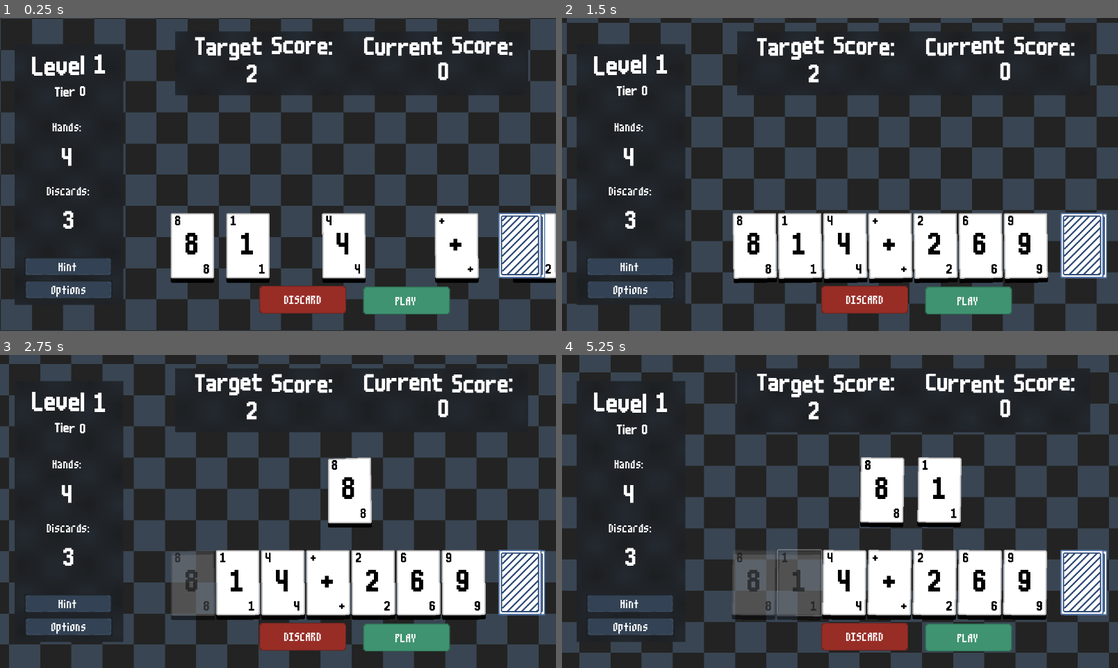
Above: before the commit, frames 1-4 (two rows, left to right).
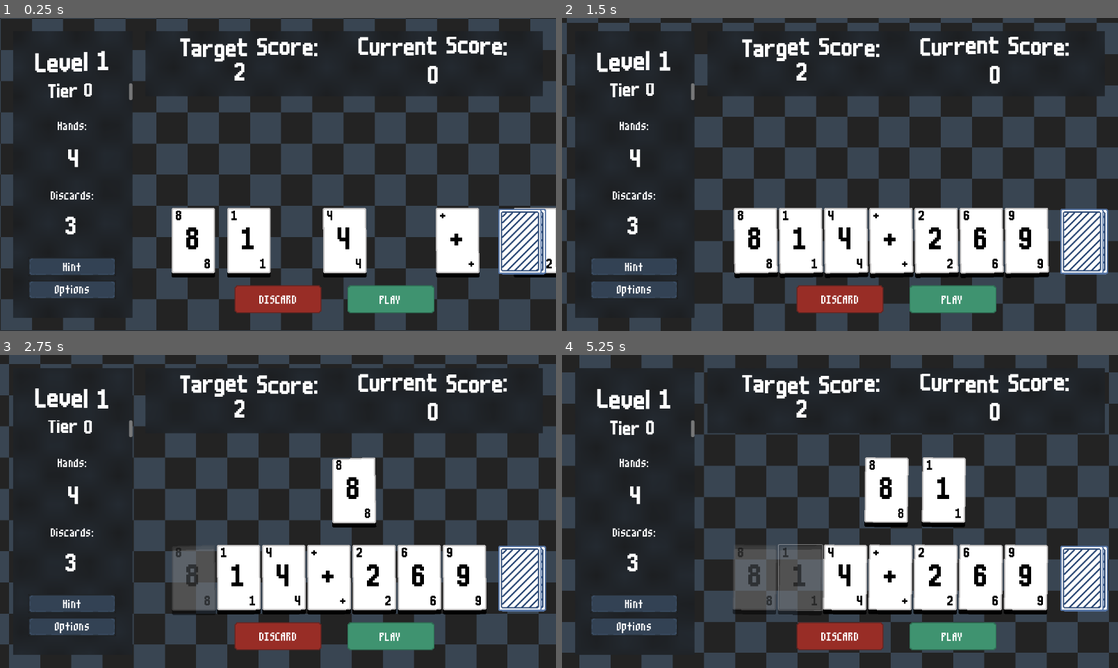
Above: after the commit, the same moments.

Repository: hd2802/stack-demon
Game: Godot game, scene res://_Scenes/LevelRunner/level_runner.tscn
Same seed, same stepped clock (60 frames per second), same inputs: the game is played once before the commit and once after it.
Inputs (mouse positions are in pixels of both pictures, inside the frame that each line leads up to; where the layout moved, square brackets give the same spot in the first picture):
- Up to frame 1 (0.25 s): no input
- Up to frame 2 (1.5 s): click "PLAY" at 0.5 s; click "PLAY" at 1.25 s
- Up to frame 3 (2.75 s): click (194, 577) [194, 583] at 2 s
- Up to frame 4 (5.25 s): click (756, 583) at 2.77 s; click (756, 577) at 3.52 s; click (801, 583) at 4.27 s; click (801, 577) [801, 583] at 5 s

The runs differ from the first frame. In frame 1, 13% of the frame differs, in the area x 2-100%, y 4-96%; in frame 2, 15%; in frame 3, 15%; in frame 4, 15%, in the area x 2-99%, y 4-96%.

Commit message:
feat: polishing of level.tscn

Diff:
--- a/_Scenes/Level/level.tscn
+++ b/_Scenes/Level/level.tscn
@@ -38,35 +38,57 @@
 
 [node name="InfoBar" type="ColorRect" parent="."]
 material = SubResource("ShaderMaterial_e0ewc")
-offset_left = 34.0
-offset_top = 60.0
-offset_right = 284.0
-offset_bottom = 660.0
+offset_left = 30.0
+offset_top = 30.0
+offset_right = 305.0
+offset_bottom = 690.0
 
 [node name="TargetBar" type="ColorRect" parent="."]
 material = SubResource("ShaderMaterial_e0ewc")
-offset_left = 403.0
-offset_top = 31.0
-offset_right = 1216.0
-offset_bottom = 178.0
+offset_left = 335.0
+offset_top = 30.0
+offset_right = 1250.0
+offset_bottom = 180.0
+
+[node name="TargetLabel" type="RichTextLabel" parent="TargetBar"]
+offset_left = 80.0
+offset_top = 16.0
+offset_right = 399.0
+offset_bottom = 70.0
+theme = ExtResource("10_ydtrd")
+bbcode_enabled = true
+text = "[wave amp=25 freq=1]Target Score:[/wave]"
+horizontal_alignment = 1
+vertical_alignment = 1
+
+[node name="CurrentScore" type="RichTextLabel" parent="TargetBar"]
+offset_left = 490.0
+offset_top = 13.0
+offset_right = 835.0
+offset_bottom = 67.0
+theme = ExtResource("10_ydtrd")
+bbcode_enabled = true
+text = "[wave amp=25 freq=1]Current Score:[/wave]"
+horizontal_alignment = 1
+vertical_alignment = 1
 
 [node name="LevelTitleLabel" type="RichTextLabel" parent="."]
-offset_left = 26.0
-offset_top = 84.0
-offset_right = 294.0
-offset_bottom = 146.0
+offset_left = 30.0
+offset_top = 75.0
+offset_right = 305.0
+offset_bottom = 139.0
 theme = ExtResource("4_5phq7")
 bbcode_enabled = true
 horizontal_alignment = 1
 vertical_alignment = 1
 
 [node name="LevelTierLabel" type="RichTextLabel" parent="."]
-offset_left = 12.0
-offset_top = 155.0
-offset_right = 312.0
+offset_left = 30.0
+offset_top = 150.0
+offset_right = 305.0
 offset_bottom = 190.0
 theme = ExtResource("10_ydtrd")
-theme_override_font_sizes/normal_font_size = 32
+theme_override_font_sizes/normal_font_size = 46
 bbcode_enabled = true
 horizontal_alignment = 1
 vertical_alignment = 1
@@ -74,19 +96,19 @@
 [node name="PlayArea" type="Control" parent="."]
 layout_mode = 3
 anchors_preset = 0
-offset_left = 325.0
+offset_left = 335.0
 offset_top = 187.0
-offset_right = 1239.0
-offset_bottom = 599.0
+offset_right = 1250.0
+offset_bottom = 607.0
 script = ExtResource("6_rl1kb")
 
 [node name="Hand" type="HBoxContainer" parent="PlayArea"]
 layout_direction = 2
 layout_mode = 1
-offset_left = 68.0
-offset_top = 262.0
-offset_right = 768.0
-offset_bottom = 412.0
+offset_left = 60.0
+offset_top = 250.0
+offset_right = 760.0
+offset_bottom = 400.0
 size_flags_horizontal = 0
 
 [node name="EvaluationZone" type="HBoxContainer" parent="PlayArea"]
@@ -99,10 +121,10 @@
 alignment = 1
 
 [node name="PlayCardButton" type="TextureButton" parent="."]
-offset_left = 836.0
-offset_top = 618.0
-offset_right = 1036.0
-offset_bottom = 682.0
+offset_left = 800.0
+offset_top = 615.0
+offset_right = 1000.0
+offset_bottom = 679.0
 theme = ExtResource("7_ldegq")
 texture_normal = ExtResource("8_e0ewc")
 
@@ -116,10 +138,10 @@
 "
 
 [node name="DiscardButton" type="TextureButton" parent="."]
-offset_left = 597.0
-offset_top = 616.0
-offset_right = 797.0
-offset_bottom = 680.0
+offset_left = 540.0
+offset_top = 615.0
+offset_right = 740.0
+offset_bottom = 679.0
 theme = ExtResource("7_ldegq")
 texture_normal = ExtResource("9_rl1kb")
 
@@ -137,10 +159,10 @@
 anchors_preset = 15
 anchor_right = 1.0
 anchor_bottom = 1.0
-offset_left = 568.0
-offset_top = 106.0
-offset_right = 632.0
-offset_bottom = 170.0
+offset_left = 540.0
+offset_top = 102.0
+offset_right = 604.0
+offset_bottom = 166.0
 grow_horizontal = 2
 grow_vertical = 2
 size_flags_horizontal = 4
@@ -148,95 +170,73 @@
 theme = ExtResource("10_ydtrd")
 script = ExtResource("13_svkq8")
 
-[node name="TargetLabel" type="RichTextLabel" parent="."]
-offset_left = 449.0
-offset_top = 43.0
-offset_right = 768.0
-offset_bottom = 97.0
-theme = ExtResource("10_ydtrd")
-bbcode_enabled = true
-text = "[wave amp=25 freq=1]Target Score:[/wave]"
-horizontal_alignment = 1
-vertical_alignment = 1
-
-[node name="CurrentScore" type="RichTextLabel" parent="."]
-offset_left = 838.0
-offset_top = 43.0
-offset_right = 1183.0
-offset_bottom = 97.0
-theme = ExtResource("10_ydtrd")
-bbcode_enabled = true
-text = "[wave amp=25 freq=1]Current Score:[/wave]"
-horizontal_alignment = 1
-vertical_alignment = 1
-
 [node name="Score" type="Label" parent="."]
-offset_left = 985.0
-offset_top = 94.0
-offset_right = 1059.0
-offset_bottom = 163.0
+offset_left = 961.0
+offset_top = 102.0
+offset_right = 1035.0
+offset_bottom = 171.0
 theme = ExtResource("10_ydtrd")
 horizontal_alignment = 1
 vertical_alignment = 1
 
 [node name="HandLabel" type="Label" parent="."]
-offset_left = 64.0
-offset_top = 222.0
-offset_right = 247.0
-offset_bottom = 273.0
+offset_left = 30.0
+offset_top = 220.0
+offset_right = 305.0
+offset_bottom = 270.0
 theme = ExtResource("7_ldegq")
 text = "Hands:"
 horizontal_alignment = 1
 vertical_alignment = 1
 
 [node name="Hands" type="Label" parent="."]
-offset_left = 107.0
-offset_top = 278.0
-offset_right = 203.0
-offset_bottom = 373.0
+offset_left = 122.0
+offset_top = 280.0
+offset_right = 218.0
+offset_bottom = 376.0
 theme = ExtResource("10_ydtrd")
 horizontal_alignment = 1
 vertical_alignment = 1
 
 [node name="DiscardsLabel" type="Label" parent="."]
-offset_left = 67.0
-offset_top = 369.0
-offset_right = 250.0
-offset_bottom = 420.0
+offset_left = 30.0
+offset_top = 380.0
+offset_right = 305.0
+offset_bottom = 430.0
 theme = ExtResource("7_ldegq")
 text = "Discards:"
 horizontal_alignment = 1
 vertical_alignment = 1
 
 [node name="Discards" type="Label" parent="."]
-offset_left = 117.0
-offset_top = 427.0
-offset_right = 201.0
-offset_bottom = 514.0
+offset_left = 122.0
+offset_top = 440.0
+offset_right = 206.0
+offset_bottom = 527.0
 theme = ExtResource("10_ydtrd")
 horizontal_alignment = 1
 vertical_alignment = 1
 
 [node name="HintButton" type="Button" parent="."]
-offset_left = 56.0
+offset_left = 65.0
 offset_top = 550.0
-offset_right = 1064.0
+offset_right = 1073.0
 offset_bottom = 768.0
 scale = Vector2(0.2, 0.2)
 icon = ExtResource("11_gfncb")
 
 [node name="OptionsButton" type="Button" parent="."]
-offset_left = 57.0
+offset_left = 65.0
 offset_top = 603.0
-offset_right = 1065.0
+offset_right = 1073.0
 offset_bottom = 821.0
 scale = Vector2(0.2, 0.2)
 icon = ExtResource("11_gfncb")
 
 [node name="Hint" type="Label" parent="."]
-offset_left = 70.0
+offset_left = 30.0
 offset_top = 548.0
-offset_right = 245.0
+offset_right = 305.0
 offset_bottom = 589.0
 theme = ExtResource("7_ldegq")
 text = "Hint"
@@ -244,10 +244,10 @@
 vertical_alignment = 1
 
 [node name="Options" type="Label" parent="."]
-offset_left = 71.0
-offset_top = 601.0
-offset_right = 246.0
-offset_bottom = 642.0
+offset_left = 17.0
+offset_top = 600.0
+offset_right = 317.0
+offset_bottom = 641.0
 theme = ExtResource("7_ldegq")
 text = "Options"
 horizontal_alignment = 1
@@ -255,9 +255,9 @@
 
 [node name="Deck" type="Button" parent="."]
 offset_left = 1143.0
-offset_top = 444.0
+offset_top = 435.0
 offset_right = 1251.0
-offset_bottom = 602.0
+offset_bottom = 593.0
 icon = ExtResource("12_rl1kb")
 flat = true
 
@@ -273,7 +273,7 @@
 
 [node name="Sprite2D3" type="Sprite2D" parent="Deck"]
 show_behind_parent = true
-position = Vector2(62.5, 80)
+position = Vector2(64, 79)
 texture = ExtResource("12_rl1kb")
 
 [connection signal="scored" from="PlayArea" to="." method="_on_play_area_scored"]
